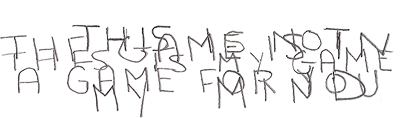
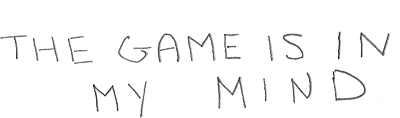
Two versions of the same layered image (400 x 118). Layer-by-layer changes:
hid "Layer 2" over (1, 47, 394, 75)
hid "Layer 1" over (13, 24, 379, 103)
